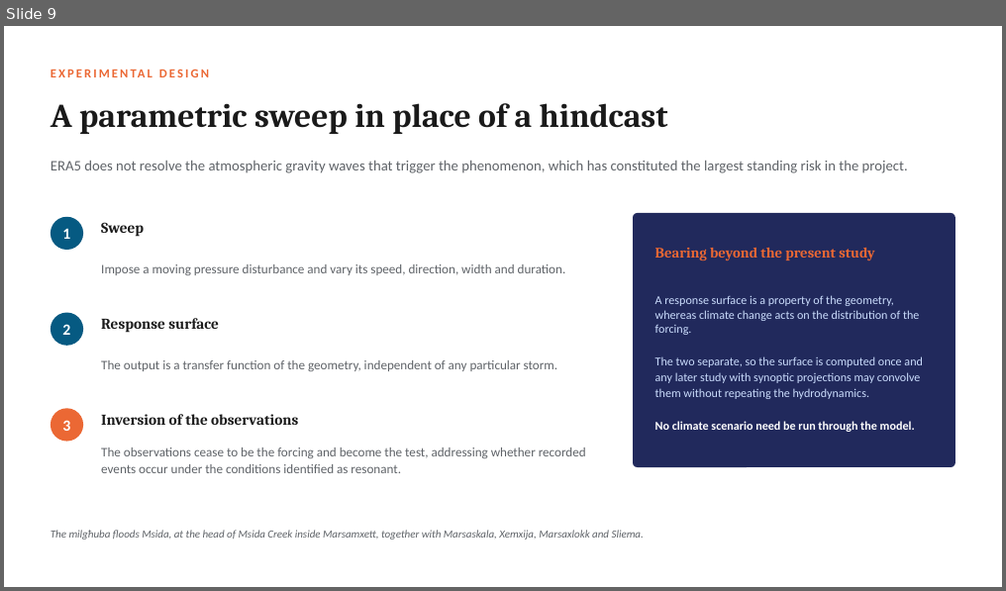
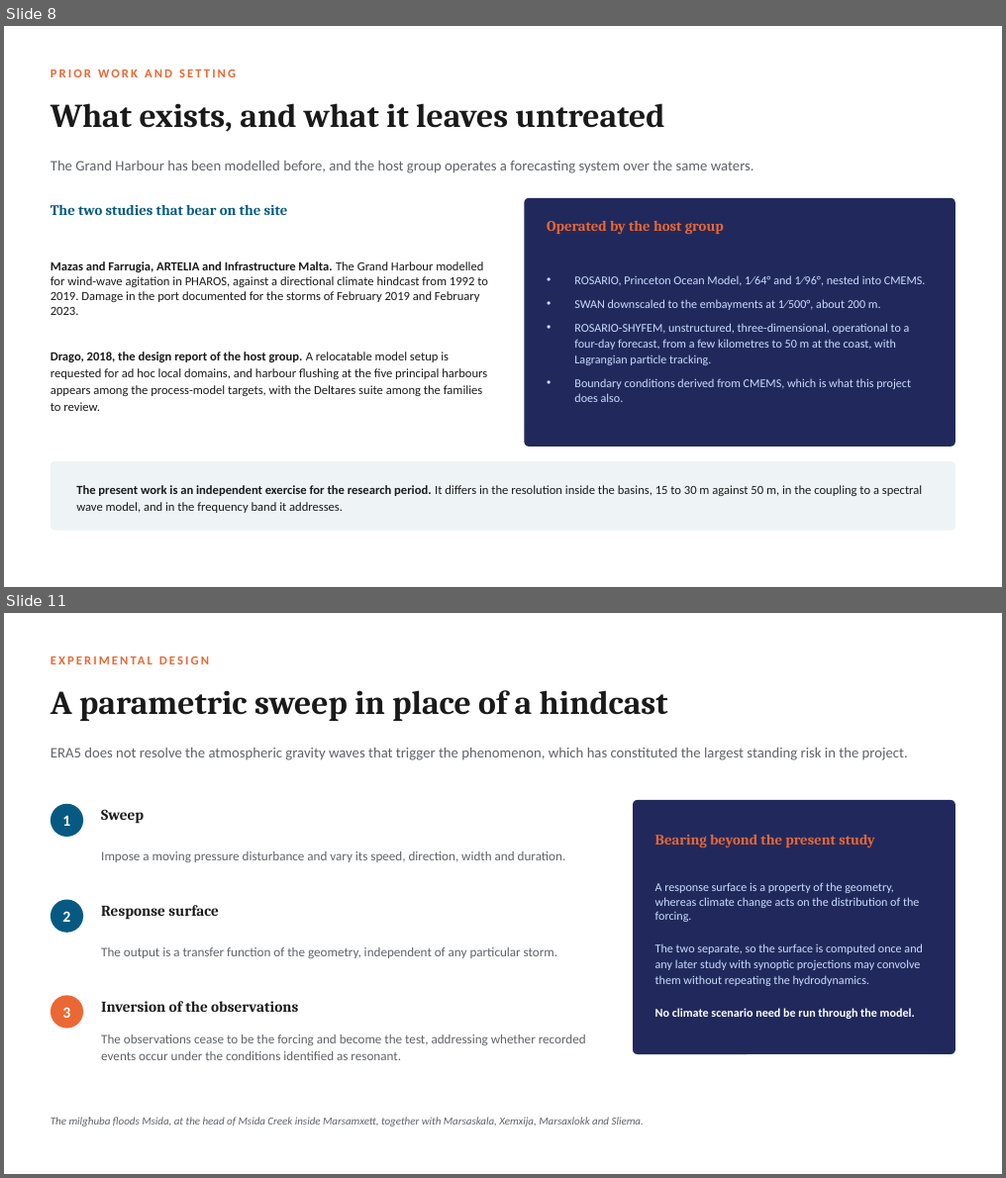
Before and after one commit to cicero-martins/MaltaDT, a slide deck: docs/valletta_model_concept_2026-09-25.pptx. Shown one above the other, each under a label of ours: slide 9 before the commit, slides 8 and 11 after it; the slides between them are not shown. The pictures are 1006x591 and 1006x1178 pixels, drawn with LibreOffice and Linux fonts; fonts in the diff are those of the drawing. Boxes give left, top, right and bottom in pixels: in the first picture for what was removed or moved away, otherwise in the second. Text is boxed around its words. In the diff, an @@ line names an element or a change of style, - is before the commit and + after.

```diff
--- a/docs/valletta_model_concept_2026-09-25.pptx
+++ b/docs/valletta_model_concept_2026-09-25.pptx
@@ slide 8 added at (4,26,1002,587), background #FFFFFF @@
@@ text added at (51,69,236,77), 12 pt, text #EB6834, bold @@
+PRIOR WORK AND SETTING
@@ text added at (51,103,665,132), 32 pt, text #1A1A1A, bold @@
+What exists, and what it leaves untreated
@@ text added at (51,161,754,174), 14 pt, text #5F6368 @@
+The Grand Harbour has been modelled before, and the host group operates a forecasting system over the same waters.
@@ rounded rectangle added at (525,198,955,447), fill #21295C @@
@@ text added at (51,205,288,215), 14 pt, text #065A82, bold @@
+The two studies that bear on the site
@@ text added at (547,221,724,235), 14 pt, text #EB6834, bold @@
+Operated by the host group
@@ text added at (51,262,488,411), 12 pt, text #1A1A1A @@
+Mazas and Farrugia, ARTELIA and Infrastructure Malta. The Grand Harbour modelled for wind-wave agitation in PHAROS, against a directional climate hindcast from 1992 to 2019. Damage in the port documented for the storms of February 2019 and February 2023.
+Drago, 2018, the design report of the host group. A relocatable model setup is requested for ad hoc local domains, and harbour flushing at the five principal harbours appears among the process-model targets, with the Deltares suite among the families to review.
@@ text added at (574,275,926,402), 11.5 pt, text #CADCFC @@
+• ROSARIO, Princeton Ocean Model, 1∕64° and 1∕96°, nested into CMEMS.
+• SWAN downscaled to the embayments at 1∕500°, about 200 m.
+• ROSARIO-SHYFEM, unstructured, three-dimensional, operational to a four-day forecast, from a few kilometres to 50 m at the coast, with Lagrangian particle tracking.
+• Boundary conditions derived from CMEMS, which is what this project does also.
@@ rounded rectangle added at (51,462,955,531), fill #EEF3F6 @@
@@ text added at (76,485,922,513), 12 pt, text #1A1A1A @@
+The present work is an independent exercise for the research period. It differs in the resolution inside the basins, 15 to 30 m against 50 m, in the coupling to a spectral wave model, and in the frequency band it addresses.
@@ what was slide 9 is now slide 11 @@
```
Also in this commit, not shown: 6 slides changed, 1 other slide added, 1 other file.
